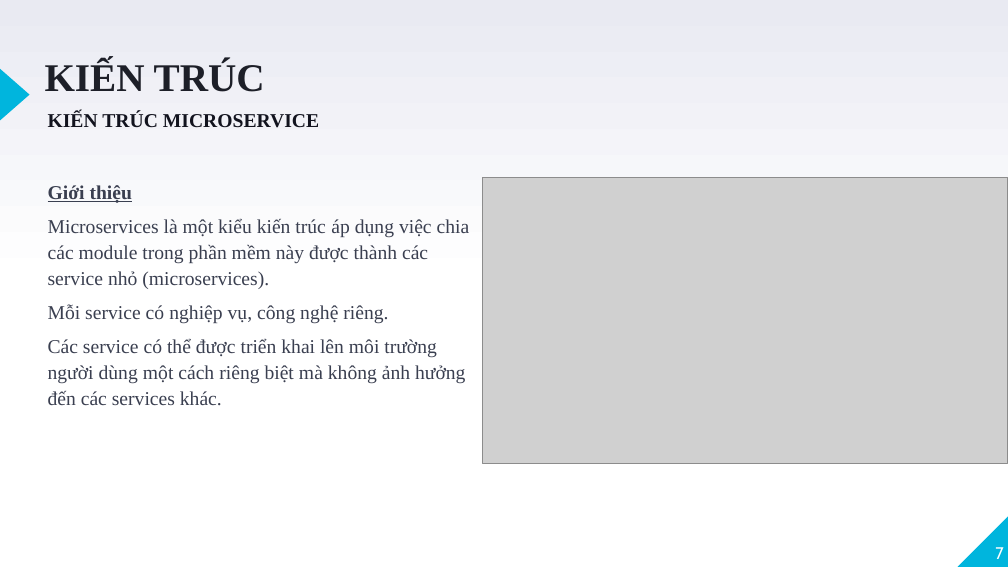
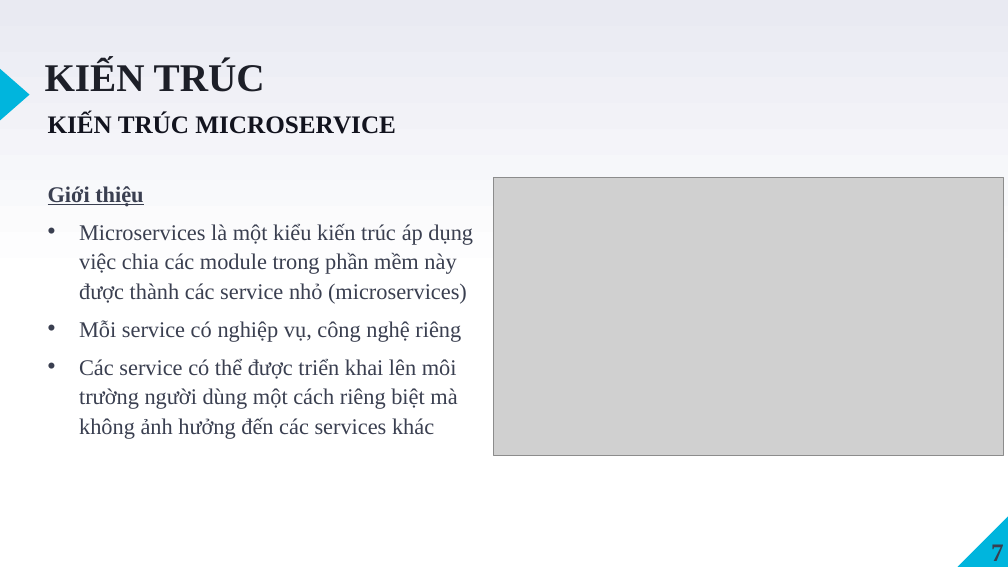
Before and after one commit to VoQuangTuong185/DoAnTotNghiep, a slide deck: slide 7 of Documentation/BCDK4/CN_185_VoQuangTuong_TomTat_BCCK.pptx. Drawn at 1008x567 pixels with LibreOffice and Linux fonts; fonts in the diff are those of the drawing; grey boxes stand for pictures. Boxes give left, top, right and bottom in pixels: in the first picture for what was removed or moved away, otherwise in the second. Text is boxed around its words. In the diff, an @@ line names an element or a change of style, - is before the commit and + after.

```diff
--- a/Documentation/BCDK4/CN_185_VoQuangTuong_TomTat_BCCK.pptx
+++ b/Documentation/BCDK4/CN_185_VoQuangTuong_TomTat_BCCK.pptx
@@ text "KIẾN TRÚC MICROSERVICE" at <box>48,113,396,134</box>: size 14 to 18 pt @@
@@ picture: place and size @@
-picture at <box>483,177,1008,464</box>
+picture at <box>493,177,1003,456</box>
@@ text at <box>48,186,143,207</box>: size 14 to 16 pt in "Giới thiệu" @@
@@ text at <box>79,223,473,439</box>: text changed; size 14 to 16 pt @@
-Microservices là một kiểu kiến trúc áp dụng việc chia các module trong phần mềm này được thành các service nhỏ (microservices).
-Mỗi service có nghiệp vụ, công nghệ riêng.
-Các service có thể được triển khai lên môi trường người dùng một cách riêng biệt mà không ảnh hưởng đến các services khác.
+• Microservices là một kiểu kiến trúc áp dụng việc chia các module trong phần mềm này được thành các service nhỏ (microservices)
+• Mỗi service có nghiệp vụ, công nghệ riêng
+• Các service có thể được triển khai lên môi trường người dùng một cách riêng biệt mà không ảnh hưởng đến các services khác
@@ page number at <box>991,544,1004,561</box>: size 12 to 18 pt, font Cabin to Times New Roman, text colour #FFFFFF to #3A3F50, bold on @@
```
Also in this commit, not shown: 16 other slides changed, 6 other files.
